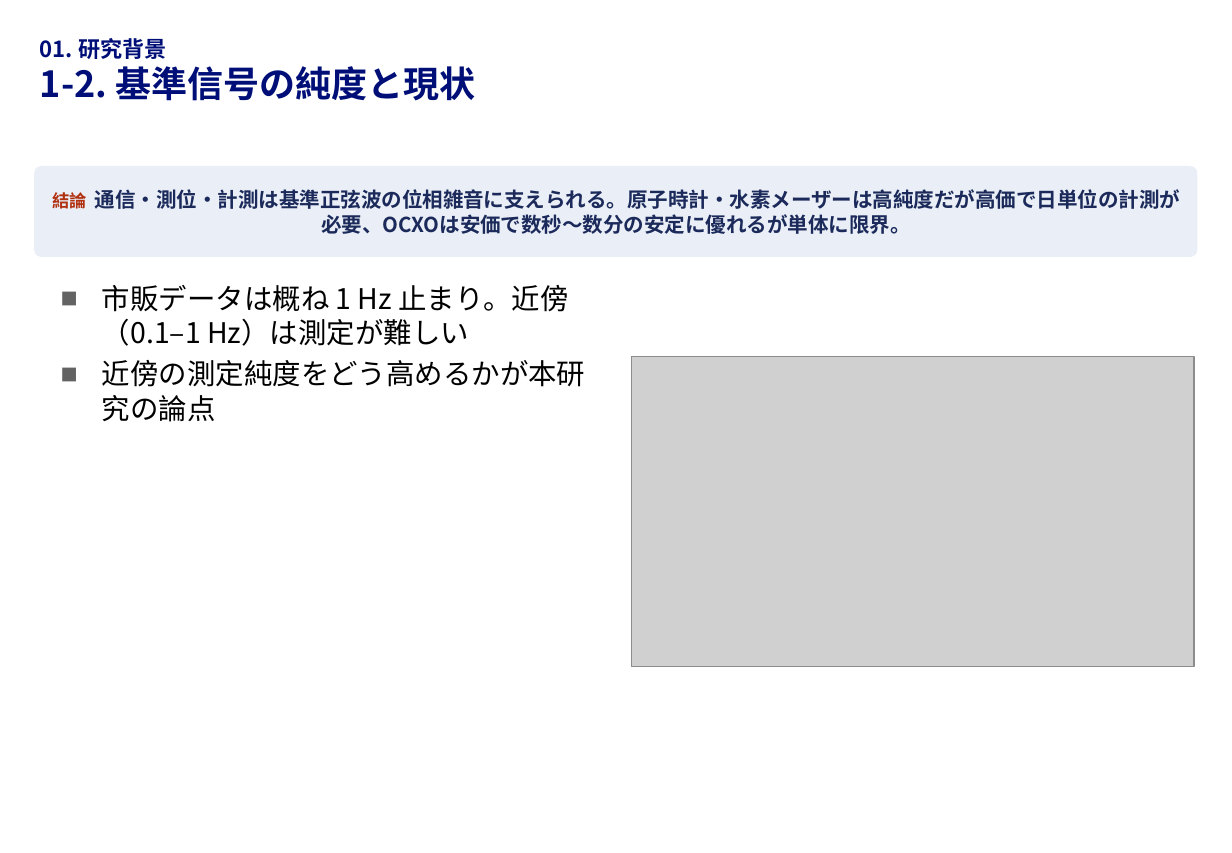
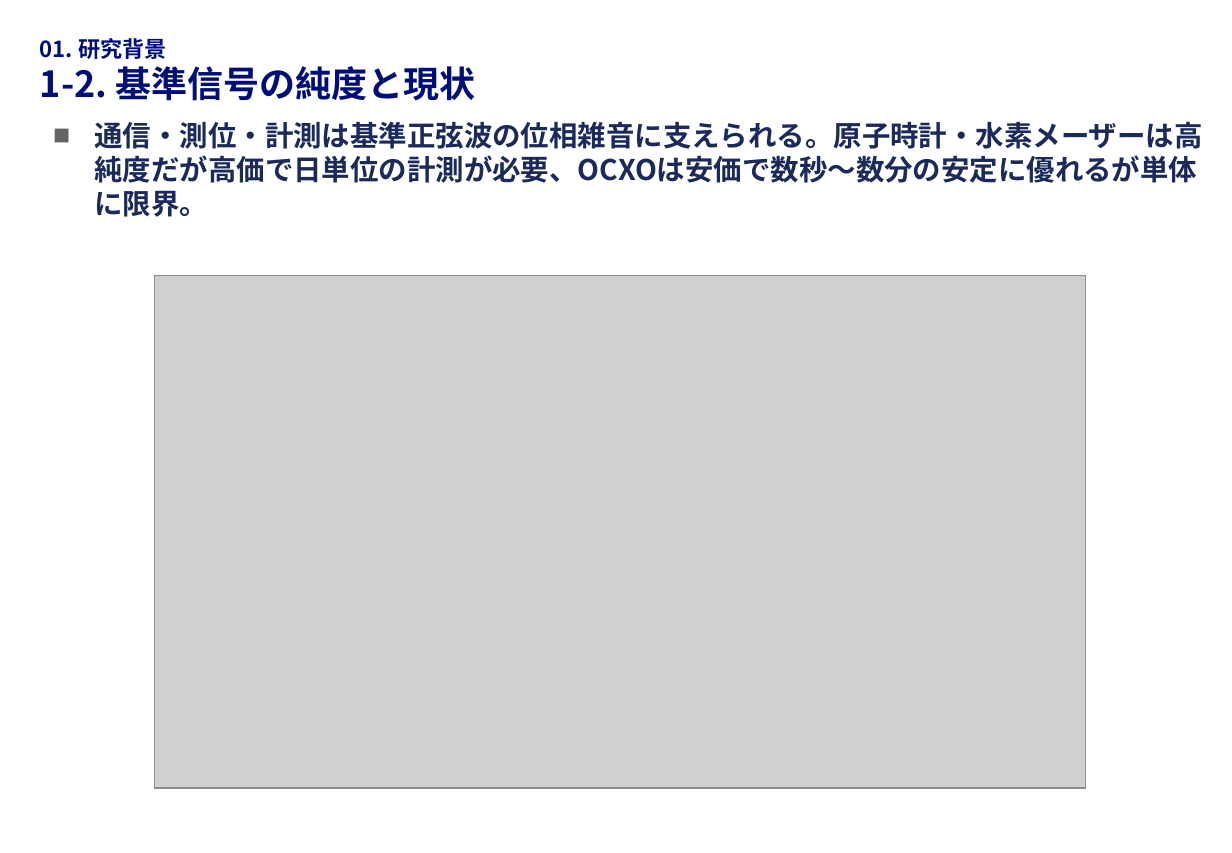
Before and after one commit to Harushirof/master_research, a slide deck: slide 4 of presentations/mid_term_202606/04_slides_draft/中間発表_スライド_v3.pptx. Drawn at 1232x853 pixels with LibreOffice and Linux fonts; fonts in the diff are those of the drawing; grey boxes stand for pictures; background and template pictures are left out. Boxes give left, top, right and bottom in pixels: in the first picture for what was removed or moved away, otherwise in the second. Text is boxed around its words. In the diff, an @@ line names an element or a change of style, - is before the commit and + after.

```diff
--- a/presentations/mid_term_202606/04_slides_draft/中間発表_スライド_v3.pptx
+++ b/presentations/mid_term_202606/04_slides_draft/中間発表_スライド_v3.pptx
@@ text "通信・測位・計測は基準正弦波の位相雑音に支えられる。原子時計・水素メーザーは高純度だが高価で日単位の計測が必要、OCXO ...": place and size @@
-text "通信・測位・計測は基準正弦波の位相雑音に支えられる。原子時計・水素メーザーは高純度だが高価で日単位の計測が必要、OCXO ..." at (34,166,1198,257)
+text "通信・測位・計測は基準正弦波の位相雑音に支えられる。原子時計・水素メーザーは高純度だが高価で日単位の計測が必要、OCXO ..." at (94,121,1202,217)
@@ text "通信・測位・計測は基準正弦波の位相雑音に支えられる。原子時計・水素メーザーは高純度だが高価で日単位の計測が必要、OCXO ..." at (94,121,1202,217): vertical alignment middle to top; fill #EAEFF7 to none @@
@@ text at (94,121,1202,217): text changed; size 13 to 18 pt @@
-結論 通信・測位・計測は基準正弦波の位相雑音に支えられる。原子時計・水素メーザーは高純度だが高価で日単位の計測が必要、OCXOは安価で数秒〜数分の安定に優れるが単体に限界。
+■ 通信・測位・計測は基準正弦波の位相雑音に支えられる。原子時計・水素メーザーは高純度だが高価で日単位の計測が必要、OCXOは安価で数秒〜数分の安定に優れるが単体に限界。
@@ text removed at (102,285,585,422) @@
-■ 市販データは概ね 1 Hz 止まり。近傍（0.1–1 Hz）は測定が難しい
-■ 近傍の測定純度をどう高めるかが本研究の論点
@@ picture: place and size @@
-picture at (631,357,1194,667)
+picture at (155,275,1086,788)
```
Also in this commit, not shown: 1 slide added, 8 other files.
